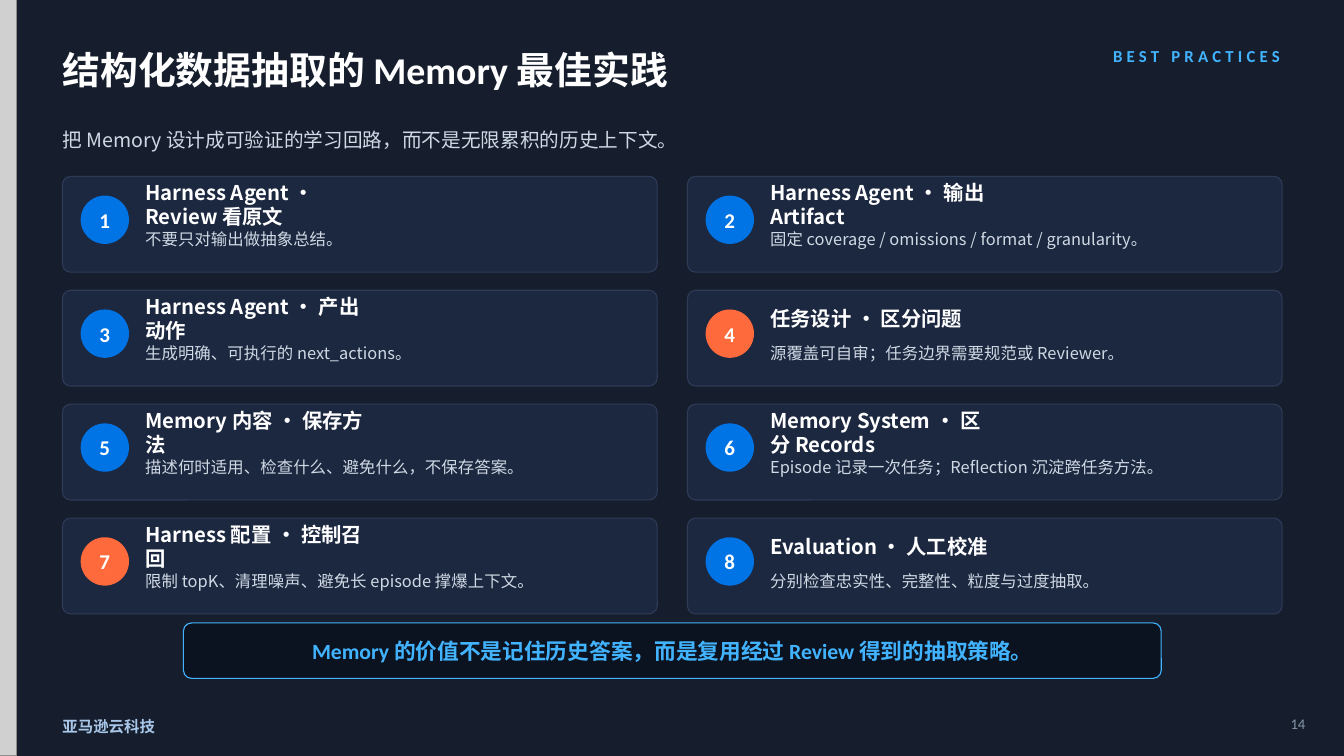
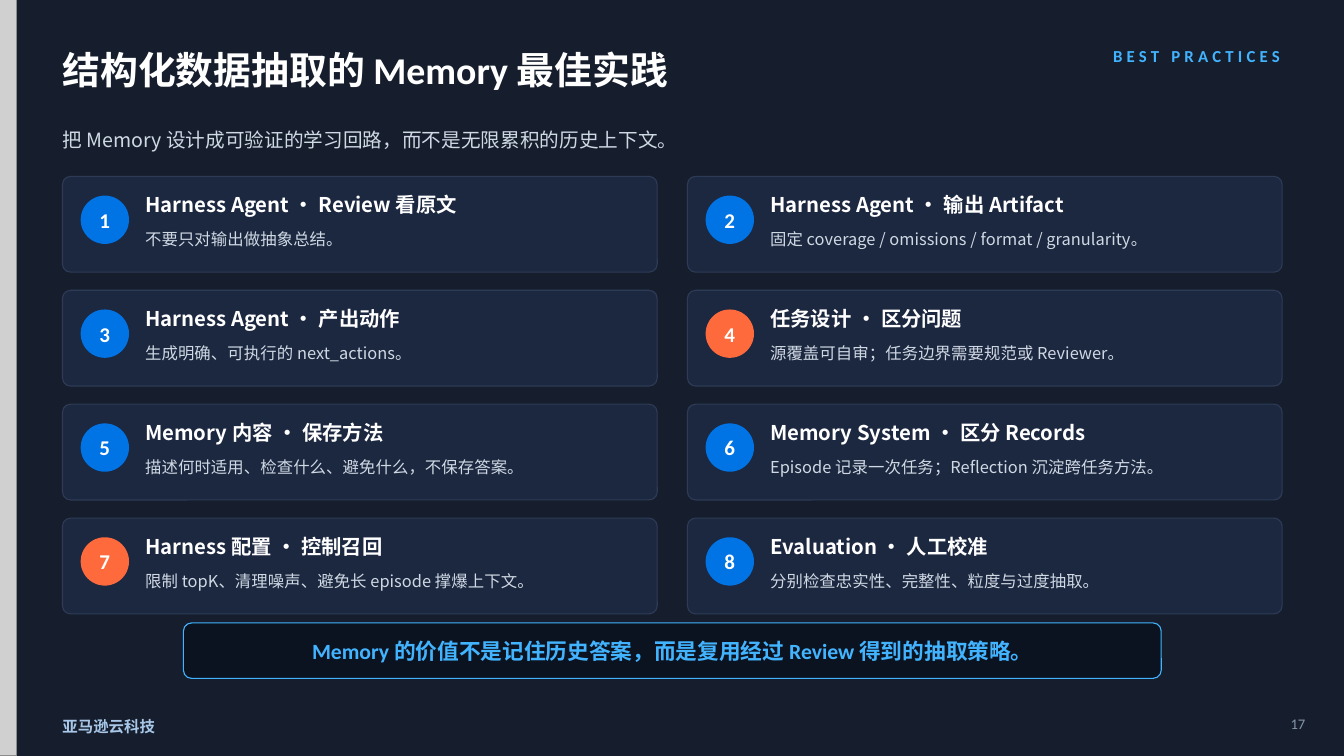
Before and after one commit to dashjim/agentcore-memory-loop, a slide deck: slide 17 of docs/记忆能让Agent越跑越好吗-V3.pptx (slide 14 before the commit). Drawn at 1344x756 pixels with LibreOffice and Linux fonts; fonts in the diff are those of the drawing; grey boxes stand for pictures. Boxes give left, top, right and bottom in pixels: in the first picture for what was removed or moved away, otherwise in the second. Text is boxed around its words. In the diff, an @@ line names an element or a change of style, - is before the commit and + after.

Commit message:
docs: separate memory experiments in V3 deck

```diff
--- a/docs/记忆能让Agent越跑越好吗-V3.pptx
+++ b/docs/记忆能让Agent越跑越好吗-V3.pptx
@@ text "Harness Agent · Review 看原文" rewrapped from (145,185,289,226) to (145,194,457,217) @@
@@ text "Harness Agent · 输出 Artifact" rewrapped from (770,182,985,225) to (770,194,1064,217) @@
@@ text "Harness Agent · 产出动作" rewrapped from (145,296,360,340) to (145,308,400,331) @@
@@ text "Memory 内容 · 保存方法" rewrapped from (145,410,363,454) to (145,422,383,445) @@
@@ text "Memory System · 区分 Records" rewrapped from (770,411,980,454) to (770,423,1085,445) @@
@@ text "Harness 配置 · 控制召回" rewrapped from (145,521,362,568) to (145,533,382,560) @@
@@ text at (1291,719,1306,729): text changed @@
-14
+17
```
Also in this commit, not shown: 8 other slides changed, 5 slides added, 2 slides removed, 2 other files.
